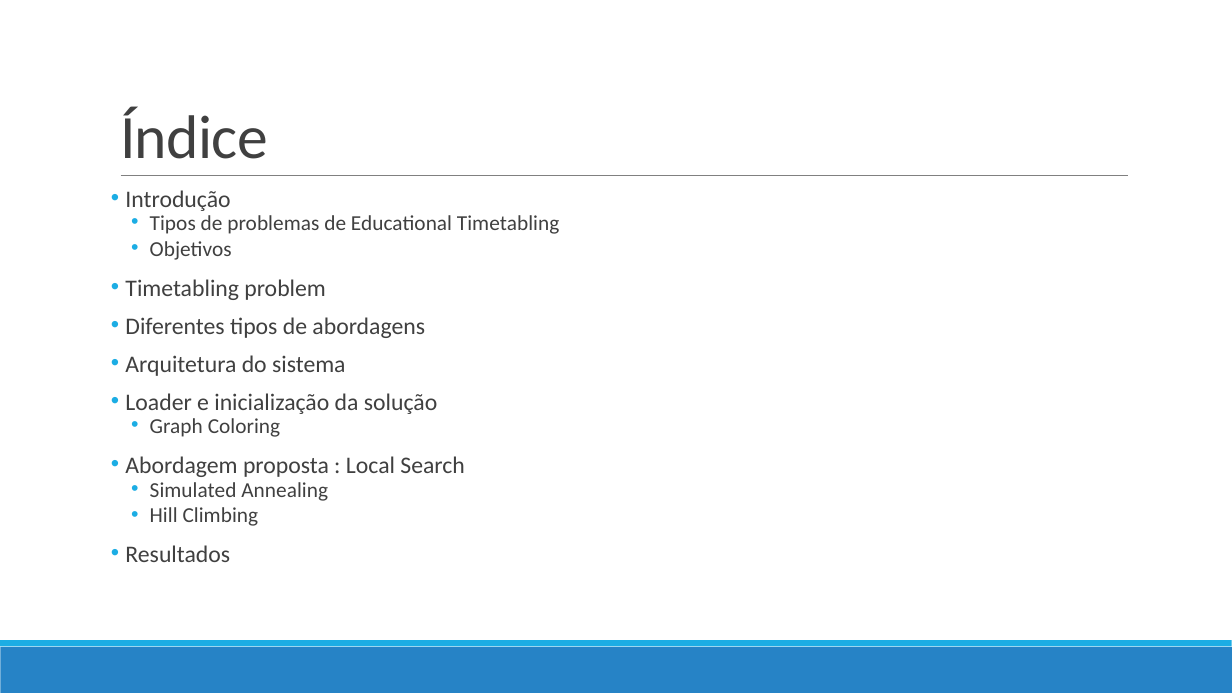
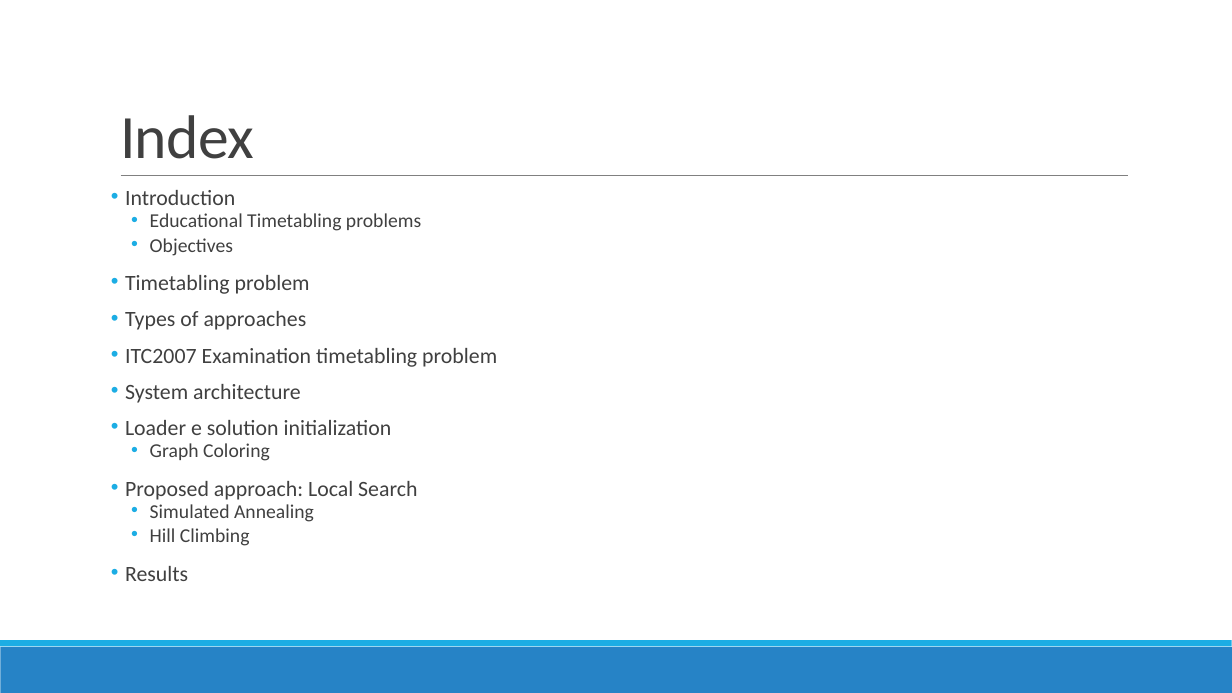
Before and after one commit to devilsdante/isel-examtimetabling-2014-2015, a slide deck: slide 2 of doc/Apresentação Oral/Examination Timetabling Automation using Hybrid Meta-heuristics.pptx. Drawn at 1232x693 pixels with LibreOffice and Linux fonts; fonts in the diff are those of the drawing. Boxes give left, top, right and bottom in pixels: in the first picture for what was removed or moved away, otherwise in the second. Text is boxed around its words. In the diff, an @@ line names an element or a change of style, - is before the commit and + after.

```diff
--- a/doc/Apresentação Oral/Examination Timetabling Automation using Hybrid Meta-heuristics.pptx
+++ b/doc/Apresentação Oral/Examination Timetabling Automation using Hybrid Meta-heuristics.pptx
@@ title at <box>120,115,254,159</box>: text changed @@
-Índice
+Index
@@ text at <box>125,190,421,256</box>: text changed; size 16.6 to 15.3 pt @@
-• Introdução
-  • Tipos de problemas de Educational Timetabling
-  • Objetivos
+• Introduction
+  • Educational Timetabling problems
+  • Objectives
@@ text at <box>125,275,314,546</box>: size 18.5 to 17 pt in "Timetabling problem"; size 16.6 to 15.3 pt in "Graph Coloring", "Simulated Annealing", "Hill Climbing" @@
@@ text at <box>125,311,497,435</box>: text changed; size 18.5 to 17 pt @@
-• Diferentes tipos de abordagens
-• Arquitetura do sistema
-• Loader e inicialização da solução
+• Types of approaches
+• ITC2007 Examination timetabling problem
+• System architecture
+• Loader e solution initialization
@@ text at <box>125,481,417,500</box>: text changed; size 18.5 to 17 pt @@
-• Abordagem proposta : Local Search
+• Proposed approach: Local Search
@@ text at <box>125,566,188,581</box>: text changed; size 18.5 to 17 pt @@
-• Resultados
+• Results
```
Also in this commit, not shown: 2 other slides changed, 9 slides added, 2 slides removed.
